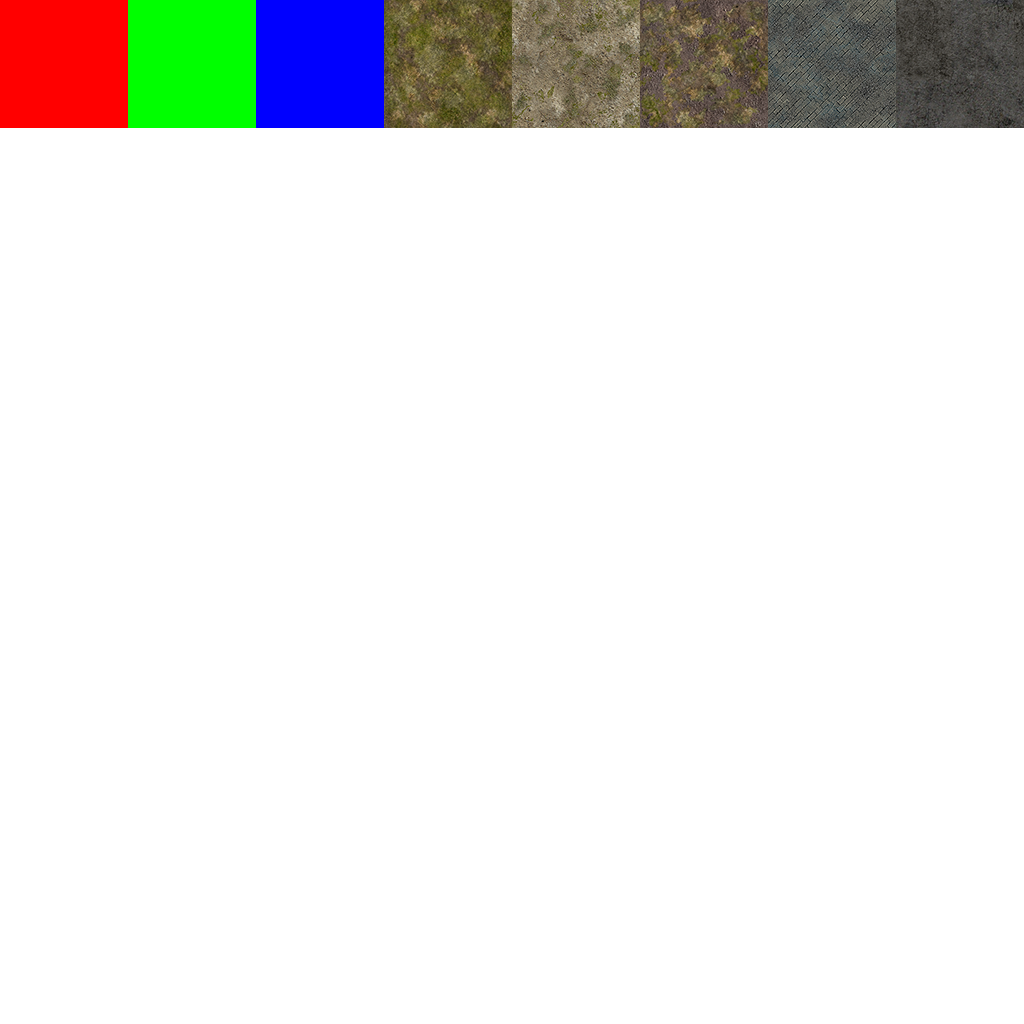
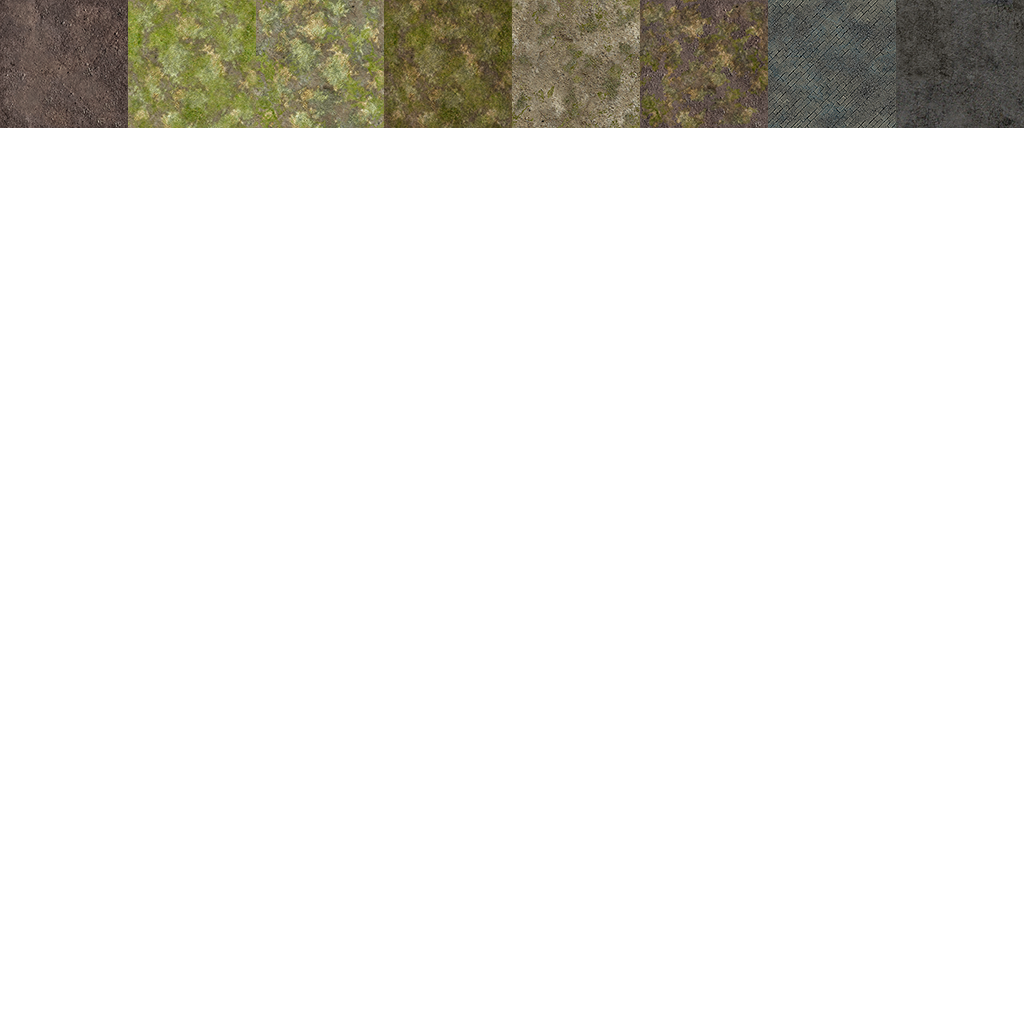
Two versions of the same layered image (1024x1024). Layer-by-layer changes:
hid group "组 3" (3 layers) over left=0, top=0, right=384, bottom=128
